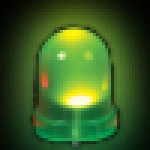
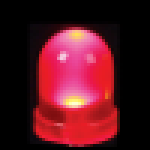
The second 150 × 150 image is a revision of the first. Changes to its layers:
showed "failed", painted on it over [0, 0, 150, 150]
painted on "running" over [0, 0, 150, 150]
removed layer "running glow" over [0, 0, 150, 150]
showed "waiting", painted on it over [0, 0, 150, 150]
removed layer "bkg" over [0, 0, 150, 150]
